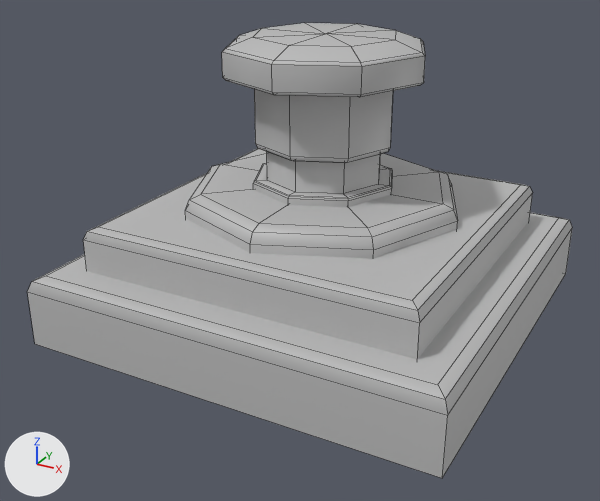
A saved change to the FBX model Assets/Branch_/Lena/ASSET/Enigme/SM_bouton_solution.fbx.
Camera for both pictures: a 50 mm lens placed at (0.12, -0.235, 0.193), pointed at (-0.002, -0.012, 0.081). The lights are fixed; the arrows at lower left show +X, +Y and +Z. The first picture is the older version. Mesh edges are drawn as thin lines. Where no turn or scale is listed for an object, it has been applied to the vertices.

In view in the first picture: 'SM_bouton_solution'.
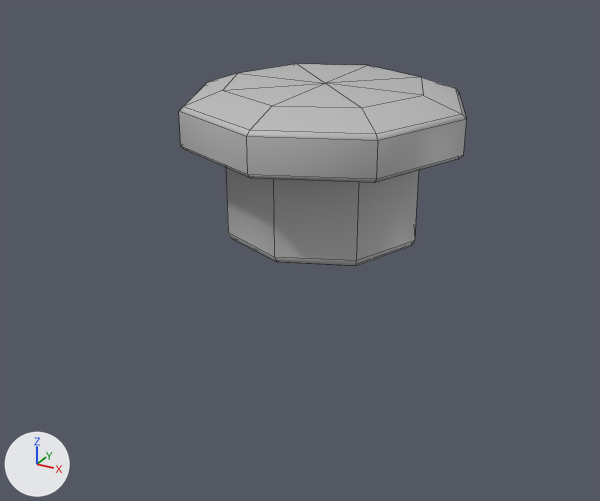
Edits to the bpy script that builds the scene:
```text
Change me_mesh:
    used by ob_sm_bouton_solution; location = (0.0, 0.0, 0.1031)
    remove me_mesh.from_pydata(...)  # 187 vertices, 178 faces; spans x -0.0697..0.0697, y -0.0691..0.0691, z -0.0474..0.0474
    add me_mesh.from_pydata(...)  # 74 vertices, 80 faces; spans x -0.0469..0.0469, y -0.0469..0.0469, z -0.0022..0.0481
    me_mesh part 1: the loose piece of 74 vertices spanning x -0.0329..0.0329, y -0.0329..0.0329, z 0.0121..0.0474 is multiplied about its middle by the matrix ((1.424, 0.0, 0.0), (0.0, 1.424, 0.0), (0.0, 0.0, 1.424)), then moved by (0.0, 0.0, -0.0068)
    me_mesh part 2: the loose piece of 48 vertices spanning x -0.0242..0.0242, y -0.0242..0.0242, z -0.0026..0.0279 is deleted
    me_mesh part 3: the loose piece of 33 vertices spanning x -0.0468..0.0468, y -0.0468..0.0468, z -0.0108..-0.0012 is deleted
    me_mesh part 4: the loose piece of 16 vertices spanning x -0.0697..0.0697, y -0.0691..0.0691, z -0.0474..-0.0236 is deleted
    me_mesh part 5: the loose piece of 16 vertices spanning x -0.0564..0.0564, y -0.0558..0.0558, z -0.028..-0.0088 is deleted
Change ob_sm_bouton_solution:
    ob_sm_bouton_solution.location: (0.0, 0.0, 0.1031) -> (0.0, 0.0, 0.0868)
```

Changed parts and their boxes (x1, y1, x2, y2) in the pictures (600 x 501 px; the box of a moved part takes in the faces that stretch with it):
'SM_bouton_solution', reshaped, moved (47% narrower, 55% shorter): before (27, 23, 572, 478); after (179, 64, 467, 266)
part 1 of me_mesh, moved or reshaped: before (222, 23, 425, 163); after (179, 64, 467, 266)
part 2 of me_mesh, deleted: before (253, 151, 392, 207)
part 3 of me_mesh, deleted: before (185, 153, 458, 259)
part 4 of me_mesh, deleted: before (27, 212, 572, 478)
part 5 of me_mesh, deleted: before (83, 148, 532, 359)
